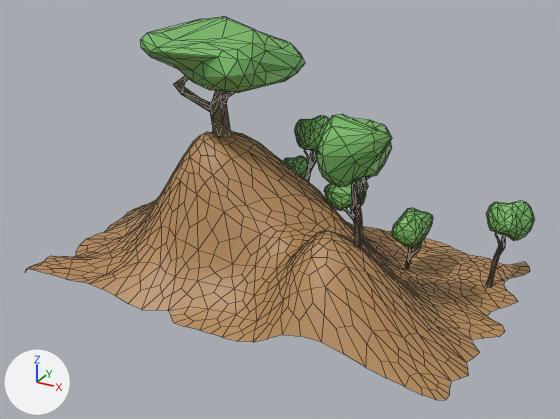
Before and after pictures for a commit that changed the FBX model Content/Assets/Stuff/background2.fbx.
One viewpoint serves both versions: a 50 mm lens placed at (5.03, -9.29, 5.44), pointed at (0.05, -0.24, 0.91). The lights are fixed; the arrows at lower left show +X, +Y and +Z. Mesh edges are drawn as thin lines. Where no turn or scale is listed for an object, it has been applied to the vertices.

Script lines for the objects in view, before the commit:
```python
me_mesh = bpy.data.meshes.new('Mesh')
me_mesh.from_pydata(...)  # 2286 vertices, 3180 faces; spans x -3.49..3.42, y -2.06..2.06, z -0.49..3.46
# faces by material slot: [1290, 1309, 581]
me_mesh.materials.append(mat_lambert4)  # orange #b68a59
me_mesh.materials.append(mat_folliage2)  # green #77bc64
me_mesh.materials.append(mat_bark2)  # brown #695d47
ob_pasted__pplane20 = bpy.data.objects.new('pasted__pPlane20', me_mesh)
ob_pasted__pplane20.location = (0.0, 0.0, 0.0)
```
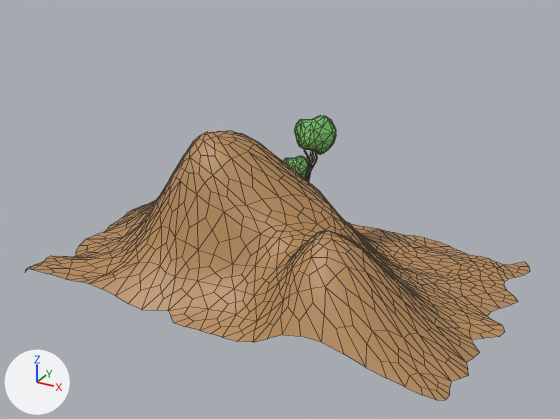
Changed parts and their boxes [x1, y1, x2, y2] in the pictures (560 x 419 px):
'pasted__pPlane20', reshaped (26% shorter)
    before: [26, 17, 535, 400]
    after: [26, 115, 530, 400]
part 1 of me_mesh, deleted (green)
    before: [392, 208, 433, 269]
part 2 of me_mesh, deleted (green)
    before: [486, 200, 535, 287]
part 3 of me_mesh, deleted (green)
    before: [140, 17, 305, 136]
part 4 of me_mesh, deleted (green)
    before: [317, 114, 392, 248]
part 5 of me_mesh, deleted (green)
    before: [324, 179, 366, 245]

The change in detail:
me_mesh has 2286 vertices, 3180 faces and spans x -3.49..3.42, y -2.06..2.06, z -0.49..3.46.
me_mesh is used by ob_pasted__pplane20; location (0.0, 0.0, 0.0).
me_mesh part 1: the loose piece of 133 vertices spanning x 1.48..2.01, y 0.44..1.04, z -0.49..0.92 is deleted.
me_mesh part 2: the loose piece of 133 vertices spanning x 2.69..3.36, y 0.82..1.47, z -0.21..1.14 is deleted.
me_mesh part 3: the loose piece of 133 vertices spanning x -2.08..0.0, y -1.32..1.12, z 1.29..3.46 is deleted.
me_mesh part 4: the loose piece of 133 vertices spanning x 1.0..1.94, y -1.42..-0.51, z 0.56..2.74 is deleted.
me_mesh part 5: the loose piece of 133 vertices spanning x 0.46..1.35, y 0.11..0.72, z 0.15..1.41 is deleted.
